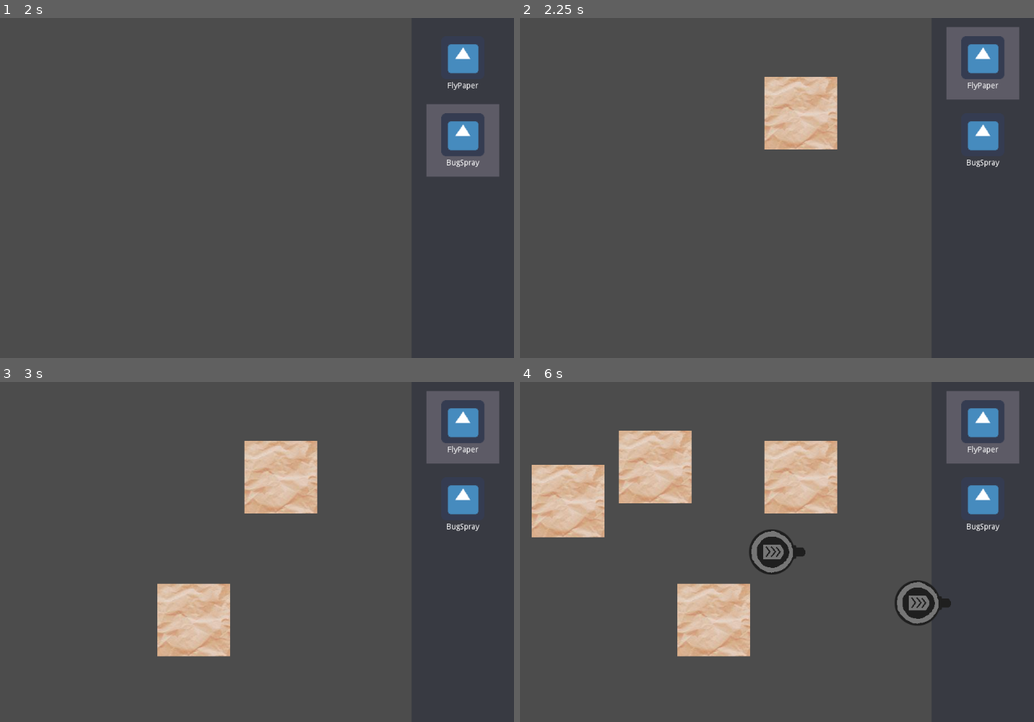
Above: before the commit, frames 1-4 (two rows, left to right).
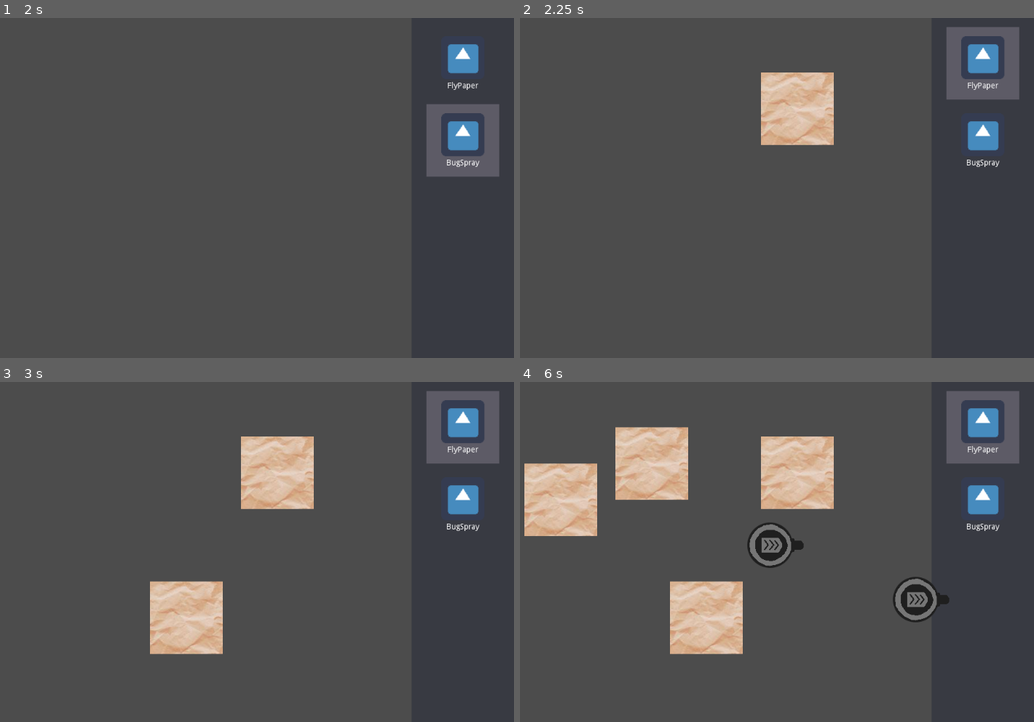
Above: after the commit, the same moments.

Repository: warriormaster12/SlimeNation
Game: Godot game, scene res://PhaseBuild/Root/Root.tscn
Two runs of this game, one before a commit and one after it. Both use one fixed random seed, a clock stepped at 60 frames per second and the inputs below. The engine's default icon, where the game draws it, is replaced by a stand-in: a white triangle on a blue panel in a dark square.
Inputs (mouse positions are in pixels of both pictures, inside the frame that each line leads up to):
- Up to frame 1 (2 s): tap Enter at 0.5 s; move the mouse to (462, 62) at 0.52 s; press the mouse at (462, 62) at 0.53 s; tap Space at 1.25 s; move the mouse to (462, 140) at 1.27 s; release the mouse at (462, 140) at 1.28 s; tap Mouse wheel down (game_build_select_next_trap) at 1.35 s; click (462, 140) at 1.42 s
- Up to frame 2 (2.25 s): tap Enter at 2 s; move the mouse to (802, 113) at 2.02 s; tap Mouse wheel up (game_build_select_prev_trap) at 2.1 s; click (802, 113) at 2.17 s
- Up to frame 3 (3 s): tap Space at 2.75 s; move the mouse to (195, 620) at 2.77 s; tap 1 (game_build_select_trap_1) at 2.85 s; click (195, 620) at 2.92 s
- Up to frame 4 (6 s): tap Enter at 3.5 s; move the mouse to (915, 603) at 3.52 s; hold 2 (game_build_select_trap_2) 3.53-4.28 s; click (915, 603) at 3.67 s; tap Space at 4.25 s; move the mouse to (566, 501) at 4.27 s; tap 3 (game_build_select_trap_3) at 4.35 s; click (566, 501) at 4.42 s; move the mouse to (771, 552) at 5.02 s; hold 4 (game_build_select_trap_4) 5.03-5.78 s; click (771, 552) at 5.17 s; move the mouse to (653, 467) at 5.77 s; tap 5 (game_build_select_trap_5) at 5.85 s; click (653, 467) at 5.92 s

Frame 1 is identical in both runs. In frame 2, 1.5% of the frame differs, in the area x 46-62%, y 16-39%; in frame 3, 3.0%; in frame 4, 7.1%, in the area x 0-84%, y 13-81%.

Commit message:
feat: Limit spawning to cells
Cell size is 16.

Diff:
--- a/SlimeNation/PhaseBuild/Root/builder.gd
+++ b/SlimeNation/PhaseBuild/Root/builder.gd
@@ -7,6 +7,8 @@
 var __index: int = -1 setget _set_index, _get_index
 # String[]
 var __traps: Array = [] setget _set_traps, _get_traps
+
+const CELL_SIZE = 16
 
 
 func _init() -> void:
@@ -51,10 +53,11 @@
     if nodeScene == null:
         _log("No resource loaded for '%s'" % name)
         return
-    _log("Build '%s (id: %s)' at (%d, %d)" % [name, id, x, y])
+    var pos = _fit_to_cell(Vector2(x, y))
     var node = nodeScene.instance()
-    node.position = Vector2(x, y)
+    node.position = pos
     container.add_child(node)
+    _log("Build '%s (id: %s)' at (%d, %d)" % [name, id, pos.x, pos.y])
 
 func _on_InputHandler_select_trap(index: int):
     select_trap(index)
@@ -69,6 +72,9 @@
 
 func _wrap_index(idx: int, arr: Array) -> int:
     return ((idx % arr.size()) + arr.size()) % arr.size()
+
+func _fit_to_cell(pos: Vector2) -> Vector2:
+    return (pos / CELL_SIZE).floor() * CELL_SIZE
 
 func _log(msg: String) -> void:
     print("[Builder]: %s" % msg)
